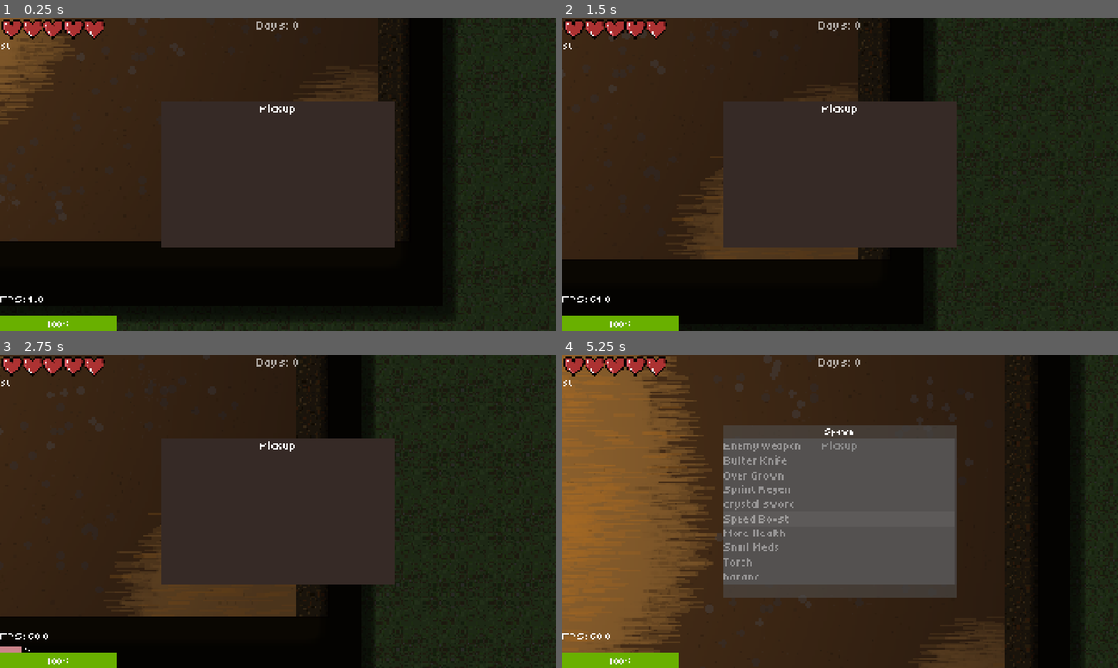
Above: before the commit, frames 1-4 (two rows, left to right).
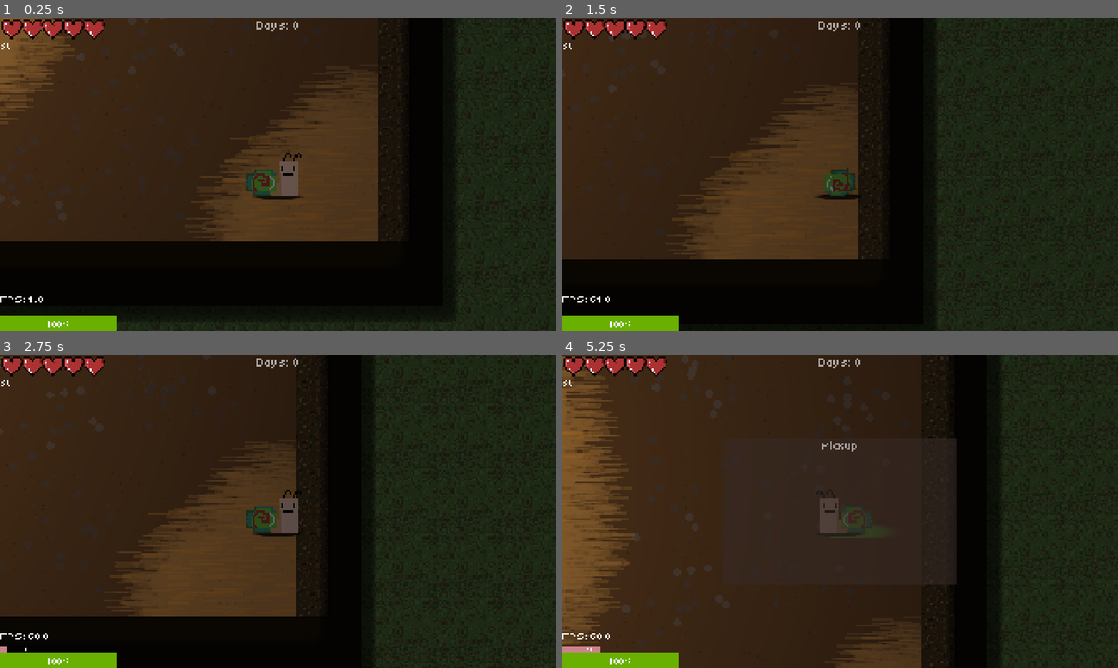
Above: after the commit, the same moments.

Repository: mark4pro/rogue-like
Game: Godot game, scene res://Scenes/hub.tscn
Two runs of this game, one before a commit and one after it. Both use one fixed random seed, a clock stepped at 60 frames per second and the inputs below. Sound files missing from this copy of the repository are replaced by a short silence.
Inputs (mouse positions are in pixels of both pictures, inside the frame that each line leads up to):
- Up to frame 1 (0.25 s): no input
- Up to frame 2 (1.5 s): tap Enter at 0.5 s; move the mouse to (962, 158) at 0.52 s; hold D (right) 0.53-1.28 s; tap E (interact) at 0.6 s; click (962, 158) at 0.67 s; tap Ctrl (roll) at 0.8, 1.35 s; move the mouse to (728, 190) at 1.27 s; hold S (down) from 1.28 s (still down); click (728, 190) at 1.42 s
- Up to frame 3 (2.75 s): tap P (pickup, bound only after the commit) at 1.55, 2.1 s; move the mouse to (333, 442) at 2.02 s; release S (down) at 2.03 s; hold D (right) from 2.03 s (still down); click (333, 442) at 2.17 s; tap E (interact) at 2.3 s
- Up to frame 4 (5.25 s): move the mouse to (812, 574) at 2.77 s; release D (right) at 2.78 s; hold W (up) 2.78-3.53 s; tap F6 (free_cam) at 2.85 s; click (812, 574) at 2.92 s; tap Ctrl (roll) at 3.05, 5.1 s; move the mouse to (1006, 558) at 3.52 s; hold A (left) 3.53-5.03 s; tap E (interact) at 3.6, 4.55 s; click (1006, 558) at 3.67 s; tap P (pickup, bound only after the commit) at 3.8 s; tap \ (debug) at 4.15 s; move the mouse to (673, 464) at 4.27 s; tap F (place) at 4.35 s; click (673, 464) at 4.42 s; tap I (inventory) at 4.9 s; tap Space at 5 s; move the mouse to (867, 511) at 5.02 s; hold S (down) from 5.03 s (still down); click (867, 511) at 5.17 s

The runs differ from the first frame. In frame 1, 8.6% of the frame differs, in the area x 29-71%, y 26-74%; in frame 2, 14%; in frame 3, 13%; in frame 4, 60%, in the area x 0-100%, y 0-100%.

Commit message:
Added pickup menu
Cleaned up item code backend

Diff:
--- a/Assets/prefabs/player.tscn
+++ b/Assets/prefabs/player.tscn
@@ -8,6 +8,8 @@
 [ext_resource type="Script" uid="uid://dwmaslk0joqji" path="res://Script/inventory_ui.gd" id="5_w0l5f"]
 [ext_resource type="Script" uid="uid://lad2fj3lc8w3" path="res://Script/pause_menu.gd" id="6_4312i"]
 [ext_resource type="Script" uid="uid://b6bwarcve0kkn" path="res://Script/death_screen.gd" id="7_4312i"]
+[ext_resource type="Script" uid="uid://dr55hdm7q5xwe" path="res://Script/pickup_menu.gd" id="7_wwh7s"]
+[ext_resource type="PackedScene" uid="uid://cnyseror8u6js" path="res://Assets/prefabs/ui/pickup_menu_ui_prefab.tscn" id="8_8tub1"]
 
 [sub_resource type="PhysicsMaterial" id="PhysicsMaterial_mbpd7"]
 friction = 0.0
@@ -488,8 +490,10 @@
 columns = 8
 
 [node name="pickupMenu" type="CanvasLayer" parent="." unique_id=51222896]
-
-[node name="Control" type="Control" parent="pickupMenu" unique_id=1782156158]
+visible = false
+
+[node name="pickup" type="Control" parent="pickupMenu" unique_id=1782156158 node_paths=PackedStringArray("vBoxContainer")]
+modulate = Color(1, 1, 1, 0.5647059)
 layout_mode = 3
 anchors_preset = 8
 anchor_left = 0.5
@@ -502,8 +506,11 @@
 offset_bottom = 20.0
 grow_horizontal = 2
 grow_vertical = 2
-
-[node name="ColorRect" type="ColorRect" parent="pickupMenu/Control" unique_id=2033467235]
+script = ExtResource("7_wwh7s")
+pickupItemUI = ExtResource("8_8tub1")
+vBoxContainer = NodePath("ColorRect/ScrollContainer/VBoxContainer")
+
+[node name="ColorRect" type="ColorRect" parent="pickupMenu/pickup" unique_id=2033467235]
 layout_mode = 1
 anchors_preset = 8
 anchor_left = 0.5
@@ -518,7 +525,7 @@
 grow_vertical = 2
 color = Color(0.21176471, 0.16470589, 0.14901961, 1)
 
-[node name="Label" type="Label" parent="pickupMenu/Control/ColorRect" unique_id=901448843]
+[node name="Label" type="Label" parent="pickupMenu/pickup/ColorRect" unique_id=901448843]
 custom_minimum_size = Vector2(0, 50)
 layout_mode = 1
 anchors_preset = 10
@@ -531,17 +538,18 @@
 horizontal_alignment = 1
 vertical_alignment = 1
 
-[node name="ScrollContainer" type="ScrollContainer" parent="pickupMenu/Control/ColorRect" unique_id=839794302]
+[node name="ScrollContainer" type="ScrollContainer" parent="pickupMenu/pickup/ColorRect" unique_id=839794302]
 layout_mode = 0
 offset_top = 50.0
 offset_right = 800.0
 offset_bottom = 500.0
 horizontal_scroll_mode = 0
 
-[node name="VBoxContainer" type="VBoxContainer" parent="pickupMenu/Control/ColorRect/ScrollContainer" unique_id=820472943]
+[node name="VBoxContainer" type="VBoxContainer" parent="pickupMenu/pickup/ColorRect/ScrollContainer" unique_id=820472943]
 layout_mode = 2
 size_flags_horizontal = 3
 size_flags_vertical = 3
+theme_override_constants/separation = 1
 
 [node name="pauseMenu" type="CanvasLayer" parent="." unique_id=732976117]
 layer = 6
--- /dev/null
+++ b/Assets/prefabs/ui/pickup_menu_ui_prefab.tscn
@@ -0,0 +1,58 @@
+[gd_scene format=3 uid="uid://cnyseror8u6js"]
+
+[ext_resource type="Script" uid="uid://0etk1o05tf7b" path="res://Script/pickup_menu_ui_prefab.gd" id="1_hy6s1"]
+[ext_resource type="FontFile" uid="uid://dv68j0l4djo44" path="res://Assets/fonts/tiny5/Tiny5-Regular.ttf" id="2_4bqh5"]
+
+[sub_resource type="StyleBoxFlat" id="StyleBoxFlat_5cavp"]
+bg_color = Color(0.18431373, 0.18431373, 0.18431373, 0.5882353)
+
+[sub_resource type="StyleBoxFlat" id="StyleBoxFlat_7p5lc"]
+bg_color = Color(0.4817894, 0.48178953, 0.4817894, 0.5882353)
+
+[sub_resource type="StyleBoxFlat" id="StyleBoxFlat_u7d3a"]
+bg_color = Color(0.38431373, 0.38431373, 0.38431373, 0.5882353)
+
+[sub_resource type="StyleBoxFlat" id="StyleBoxFlat_rknoq"]
+bg_color = Color(0.39607844, 0.08627451, 0.09803922, 0.5882353)
+
+[sub_resource type="StyleBoxFlat" id="StyleBoxFlat_qbxj7"]
+bg_color = Color(0.38431373, 0.38431373, 0.38431373, 0.5882353)
+
+[node name="BG" type="ColorRect" unique_id=1962336295]
+custom_minimum_size = Vector2(0, 50)
+offset_right = 800.0
+offset_bottom = 50.0
+color = Color(0.27450982, 0.27450982, 0.27450982, 0.39215687)
+script = ExtResource("1_hy6s1")
+
+[node name="Name" type="RichTextLabel" parent="." unique_id=704673061]
+custom_minimum_size = Vector2(736, 0)
+layout_mode = 1
+anchors_preset = 9
+anchor_bottom = 1.0
+offset_right = 1.0
+grow_vertical = 2
+bbcode_enabled = true
+text = "Name"
+fit_content = true
+vertical_alignment = 1
+
+[node name="Button" type="Button" parent="." unique_id=1697344024]
+layout_mode = 1
+anchors_preset = 11
+anchor_left = 1.0
+anchor_right = 1.0
+anchor_bottom = 1.0
+offset_left = -8.0
+grow_horizontal = 0
+grow_vertical = 2
+theme_override_fonts/font = ExtResource("2_4bqh5")
+theme_override_font_sizes/font_size = 32
+theme_override_styles/normal = SubResource("StyleBoxFlat_5cavp")
+theme_override_styles/pressed = SubResource("StyleBoxFlat_7p5lc")
+theme_override_styles/hover = SubResource("StyleBoxFlat_u7d3a")
+theme_override_styles/disabled = SubResource("StyleBoxFlat_rknoq")
+theme_override_styles/focus = SubResource("StyleBoxFlat_qbxj7")
+text = "Take"
+
+[connection signal="pressed" from="Button" to="." method="_on_button_pressed"]
--- a/Script/Res/Base_items.gd
+++ b/Script/Res/Base_items.gd
@@ -30,9 +30,56 @@
 @export var costVar : float = 0.2
 @export var rolled : bool = false
 @export var quantity : int = 1
+@export_category("Rolled Stats")
+@export var rarity : int
+
+var setDay : int = 0
 
 func rollStats() -> void:
+	if Global.sceneIndex != 0:
+		setDay = Global.runDays
+	else:
+		var per = lerp(0.5, 1.0, Global.performance)
+		setDay = Global.meta * per
+
+	var rng : RandomNumberGenerator = RandomNumberGenerator.new()
+	rng.seed = Global.rng
+
+	var dayBias : float = setDay * 0.015
+
+	var roll : float = clamp(rng.randf() + dayBias, 0.0, 0.999)
+	rarity = int(roll * 6)
+
+	Global.rng = randi()
 	rolled = true
+
+func getRarity() -> Dictionary:
+	var result : Dictionary = {
+		"txt":"",
+		"color":Color.WEB_GRAY
+	}
+
+	match rarity:
+		0:
+			result.txt = "Common"
+			result.color = Color.WEB_GRAY
+		1:
+			result.txt = "Uncommon"
+			result.color = Color.GREEN_YELLOW
+		2:
+			result.txt = "Rare"
+			result.color = Color.ROYAL_BLUE
+		3:
+			result.txt = "Epic"
+			result.color = Color.WEB_PURPLE
+		4:
+			result.txt = "Legend"
+			result.color = Color.GOLDENROD
+		5:
+			result.txt = "Historical"
+			result.color = Color.BLACK
+
+	return result
 
 func use() -> void:
 	pass
--- a/Script/Res/weaponItem.gd
+++ b/Script/Res/weaponItem.gd
@@ -28,9 +28,6 @@
 @export var damage : Vector2
 @export var critChance : float
 @export var critMulti : float
-@export var rarity : int
-
-var setDay : int = 0
 
 func rollStats() -> void:
 	if Global.sceneIndex != 0:
--- a/Script/compare.gd
+++ b/Script/compare.gd
@@ -90,32 +90,9 @@
 				]
 				stats.add_child(newLabel.duplicate())
 
-			var thisRarity : String = ""
-			var rarityColor : Color = Color.WEB_GRAY
-
-			match item.rarity:
-				0:
-					thisRarity = "Common"
-					rarityColor = Color.WEB_GRAY
-				1:
-					thisRarity = "Uncommon"
-					rarityColor = Color.GREEN_YELLOW
-				2:
-					thisRarity = "Rare"
-					rarityColor = Color.ROYAL_BLUE
-				3:
-					thisRarity = "Epic"
-					rarityColor = Color.WEB_PURPLE
-				4:
-					thisRarity = "Legend"
-					rarityColor = Color.GOLDENROD
-				5:
-					thisRarity = "Historical"
-					rarityColor = Color.BLACK
-
 			newLabel.text = "\t\tRarity: [color=%s]%s[/color]" % [
-				rarityColor.to_html(),
-				str(thisRarity)
+				item.getRarity().color.to_html(),
+				str(item.getRarity().txt)
 			]
 			stats.add_child(newLabel.duplicate())
 
--- a/Script/groundItem.gd
+++ b/Script/groundItem.gd
@@ -4,31 +4,9 @@
 
 @onready var item_sprite : Sprite2D = $Icon
 
-var player_in_range = false
-
-# Called when the node enters the scene tree for the first time.
 func _ready() -> void:
 	rotation_degrees = randf_range(0, 360)
 	scale.x = item.groundScale
 	scale.y = item.groundScale
 	item_sprite.texture = item.itemIcon
-
-# Called every frame. 'delta' is the elapsed time since the previous frame.
-func _process(_delta: float) -> void:
 	if not item.rolled: item.rollStats()
-	if not get_tree().paused and player_in_range and Input.is_action_just_pressed("interact"):
-		pickup_item()
-
-func pickup_item():
-	if Global.player and Global.inventory.hasSpace(item):
-		Global.inventory.add_item(item)
-		queue_free()
-
-func _on_area_2d_body_entered(body: Node2D) -> void:
-	if body.is_in_group("Player"):
-		player_in_range = true
-		Global.sendMessage("Press " + Global.getKeyFromAction("interact") + " to pickup " + item.name + ".", 1.0)
-
-func _on_area_2d_body_exited(body: Node2D) -> void:
-	if body.is_in_group("Player"):
-		player_in_range = false
--- /dev/null
+++ b/Script/pickup_menu.gd
@@ -0,0 +1,18 @@
+extends Control
+
+@export var pickupItemUI : PackedScene = null
+@export var vBoxContainer : VBoxContainer = null
+
+var loaded : bool = false
+
+func _process(_delta: float) -> void:
+	if pickupItemUI and vBoxContainer:
+		if not loaded and $"..".visible:
+			for i in get_tree().get_nodes_in_group("items"):
+				if Global.player.global_position.distance_to(i.global_position) > Global.pickupRange:
+					continue
+				var newItem : ColorRect = pickupItemUI.instantiate()
+				newItem.groundNode = i
+				vBoxContainer.add_child(newItem)
+			loaded = true
+		if loaded and not $"..".visible: loaded = false
--- /dev/null
+++ b/Script/pickup_menu_ui_prefab.gd
@@ -0,0 +1,40 @@
+extends ColorRect
+
+@export var compareUI : PackedScene = null
+var groundNode : Node2D = null
+
+func _ready() -> void:
+	$Name.text = "\t[color=%s]%s[/color]" % [
+		groundNode.item.getRarity().color.to_html(),
+		str(groundNode.item.name)
+	]
+
+func _process(_delta: float) -> void:
+	if not Global.inventory.hasSpace(groundNode.item):
+		$Button.disabled = true
+	else:
+		$Button.disabled = false
+
+	if compareUI:
+		var thisComp : Control = Global.player.Pickup_UI.get_node_or_null("Compare")
+
+		var mousePos : Vector2 = get_viewport().get_mouse_position()
+
+		var touching : bool = mousePos.x >= global_position.x and mousePos.x <= global_position.x + size.x \
+		and mousePos.y >= global_position.y and mousePos.y <= global_position.y + size.y
+
+		if touching:
+			if not thisComp:
+				var newComp : Control = compareUI.instantiate()
+				newComp.item = groundNode.item
+				Global.player.Pickup_UI.add_child(newComp)
+			if thisComp and not thisComp.item == groundNode.item:
+				thisComp.queue_free()
+		else:
+			if thisComp and thisComp.item == groundNode.item: thisComp.queue_free()
+
+func _on_button_pressed() -> void:
+	if Global.inventory.hasSpace(groundNode.item):
+		Global.inventory.add_item(groundNode.item)
+		groundNode.queue_free()
+		queue_free()
--- a/Script/player_controller.gd
+++ b/Script/player_controller.gd
@@ -9,6 +9,7 @@
 @onready var roll_cooldown_bar : ProgressBar = $UI/RollCooldownBar
 @onready var roll_cooldown : Timer = $roll_cooldown
 @onready var Inventory_UI : CanvasLayer = $inventoryUI
+@onready var Pickup_UI : CanvasLayer = $pickupMenu
 @onready var camera : Camera2D = $Camera2D
 @onready var pauseMenu : CanvasLayer = $pauseMenu
 @onready var deathScreen : CanvasLayer = $deathMenu
@@ -265,21 +266,30 @@
 	#pause menu
 	if Input.is_action_just_pressed("pause"):
 		get_tree().paused = !get_tree().paused
-		if not Inventory_UI.visible and not dbck:
+		if not Inventory_UI.visible and not Pickup_UI.visible and not dbck:
 			pauseMenu.visible = !pauseMenu.visible
 		else:
 			Inventory_UI.visible = false
+			Pickup_UI.visible = false
 			if dbck: dbck.queue_free()
 
 	if not is_dead:
 		#inventory menu
-		if Input.is_action_just_pressed("inventory") and not pauseMenu.visible and not dbck:
+		if Input.is_action_just_pressed("inventory") and not pauseMenu.visible and not dbck \
+		and not Pickup_UI.visible:
 			Global.inventoryUI.gen_inventory()
 			Inventory_UI.visible = !Inventory_UI.visible
 			get_tree().paused = !get_tree().paused
 
+		#pickup menu
+		if Input.is_action_just_pressed("pickup") and not pauseMenu.visible and not dbck \
+		and not Inventory_UI.visible:
+			Pickup_UI.visible = !Pickup_UI.visible
+			get_tree().paused = !get_tree().paused
+
 		#debug menu
-		if Input.is_action_just_pressed("debug") and not pauseMenu.visible and not Inventory_UI.visible:
+		if Input.is_action_just_pressed("debug") and not pauseMenu.visible and not Inventory_UI.visible \
+		and not Pickup_UI.visible:
 			if not dbck:
 				var dbmenu : CanvasLayer = load("res://Assets/prefabs/ui/debug.tscn").instantiate()
 				dbmenu.name = "debugMenu"
--- a/project.godot
+++ b/project.godot
@@ -120,6 +120,11 @@
 "events": [Object(InputEventKey,"resource_local_to_scene":false,"resource_name":"","device":-1,"window_id":0,"alt_press …(191 unchanged characters)…
 ]
 }
+pickup={
+"deadzone": 0.2,
+"events": [Object(InputEventKey,"resource_local_to_scene":false,"resource_name":"","device":-1,"window_id":0,"alt_pressed":false,"shift_pressed":false,"ctrl_pressed":false,"meta_pressed":false,"pressed":false,"keycode":0,"physical_keycode":80,"key_label":0,"unicode":112,"location":0,"echo":false,"script":null)
+]
+}
 
 [layer_names]
 
Not shown, added: Script/pickup_menu.gd.uid
Not shown, added: Script/pickup_menu_ui_prefab.gd.uid
